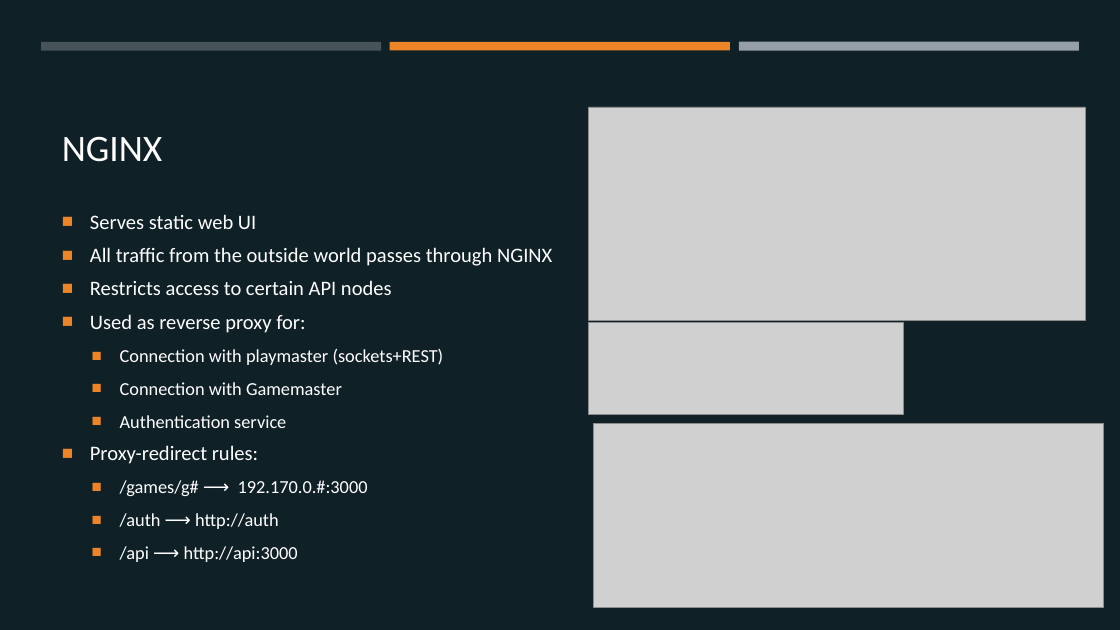
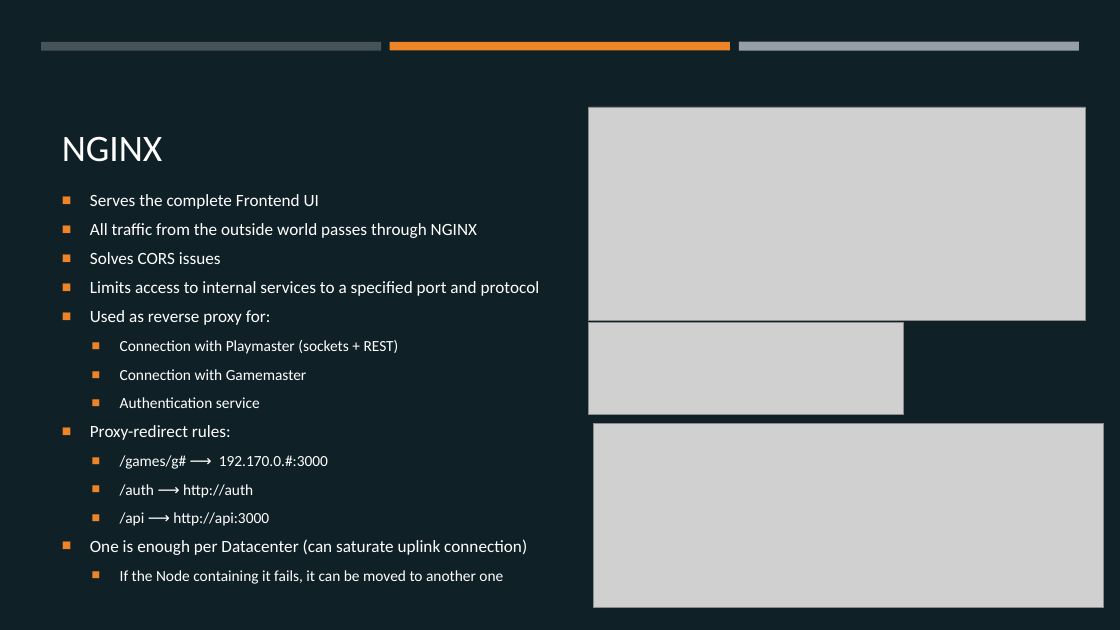
Before and after one commit to margaeor/COMP414-Distributed-Systems, a slide deck: slide 17 of presentation/Distributed.pptx (slide 14 before the commit). Drawn at 1120x630 pixels with LibreOffice and Linux fonts; fonts in the diff are those of the drawing; grey boxes stand for pictures. Boxes give left, top, right and bottom in pixels: in the first picture for what was removed or moved away, otherwise in the second. Text is boxed around its words. In the diff, an @@ line names an element or a change of style, - is before the commit and + after.

```diff
--- a/presentation/Distributed.pptx
+++ b/presentation/Distributed.pptx
@@ text "Serves the complete Frontend UI": place and size @@
-text "Serves the complete Frontend UI" at <box>90,214,552,562</box>
+text "Serves the complete Frontend UI" at <box>90,194,540,584</box>
@@ text at <box>90,194,319,209</box>: text changed; size 17.6 to 14.7 pt @@
-■ Serves static web UI
+■ Serves the complete Frontend UI
@@ text at <box>90,223,477,526</box>: size 17.6 to 14.7 pt in "All traffic from the outside world passes ...", "Used as reverse proxy for:", "Proxy-redirect rules:"; size 15.7 to 13.2 pt in "Connection with Gamemaster", "Authentication service", "/games/g# ⟶ 192.170.0.#:3000", "/auth ⟶ http://auth" and 1 more places @@
@@ text at <box>90,252,540,296</box>: text changed; size 17.6 to 14.7 pt @@
-■ Restricts access to certain API nodes
+■ Solves CORS issues
+■ Limits access to internal services to a specified port and protocol
@@ text at <box>120,340,399,354</box>: text changed; size 15.7 to 13.2 pt @@
-  ■ Connection with playmaster (sockets+REST)
+  ■ Connection with Playmaster (sockets + REST)
@@ text at <box>90,539,527,584</box>: paragraphs added @@
+■ One is enough per Datacenter (can saturate uplink connection)
+  ■ If the Node containing it fails, it can be moved to another one
```
Also in this commit, not shown: 5 other slides changed, 4 slides added, 1 slide removed.
